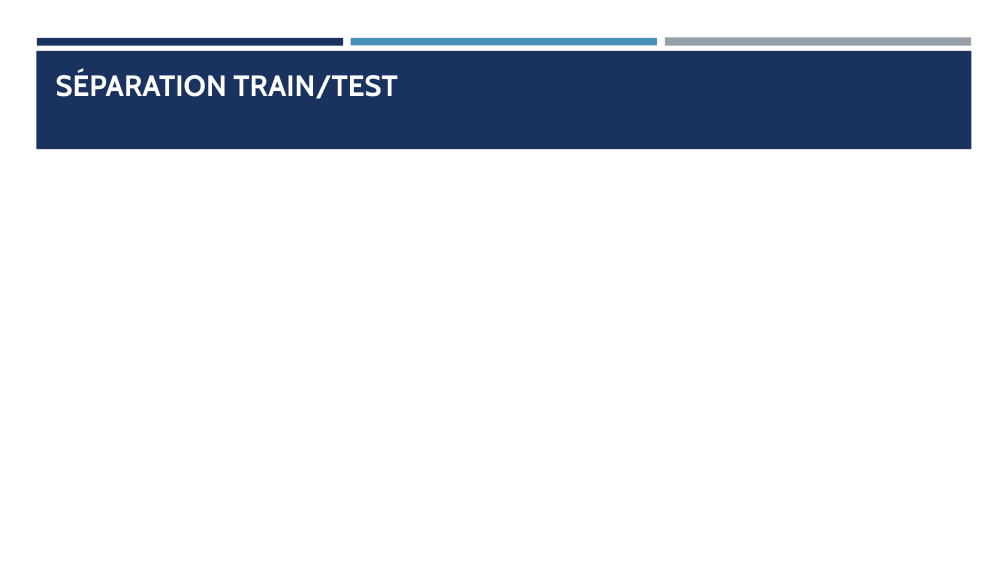
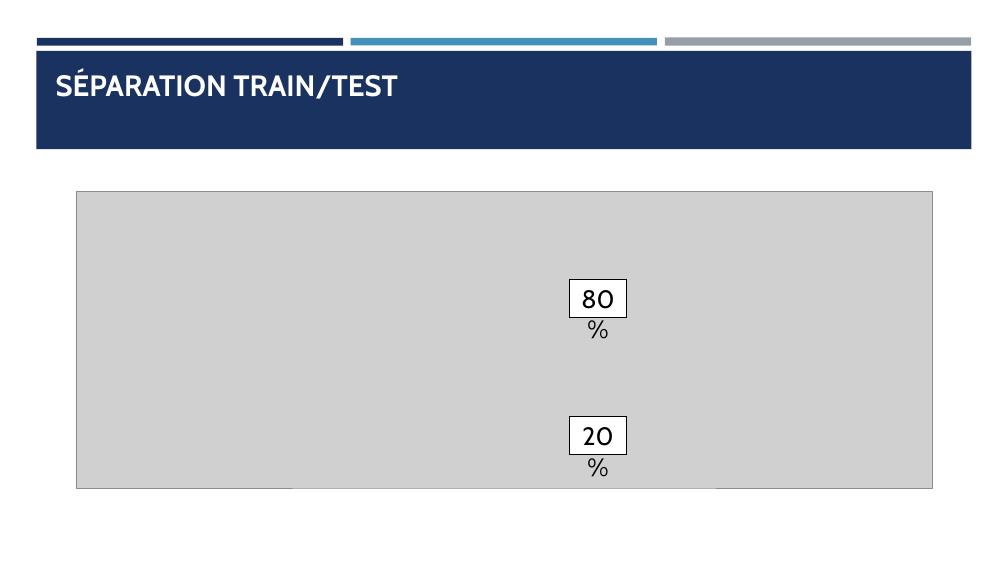
Before and after one commit to Ace4teaM/OCR-NovaTech, a slide deck: slide 29 of Presentation.pptx (slide 25 before the commit). Drawn at 1008x567 pixels with LibreOffice and Linux fonts; fonts in the diff are those of the drawing; grey boxes stand for pictures. Boxes give left, top, right and bottom in pixels: in the first picture for what was removed or moved away, otherwise in the second. Text is boxed around its words. In the diff, an @@ line names an element or a change of style, - is before the commit and + after.

```diff
--- a/Presentation.pptx
+++ b/Presentation.pptx
@@ picture added at (x1=76, y1=191, x2=932, y2=488) @@
@@ rectangle added at (x1=569, y1=280, x2=628, y2=318), fill #FFFFFF, outline #000000 0.75 pt, 24 pt, text #000000 @@
+80%
@@ rectangle added at (x1=569, y1=417, x2=628, y2=454), fill #FFFFFF, outline #000000 0.75 pt, 24 pt, text #000000 @@
+20%
```
Also in this commit, not shown: 16 other slides changed, 12 slides added, 3 slides removed, 2 other files.
